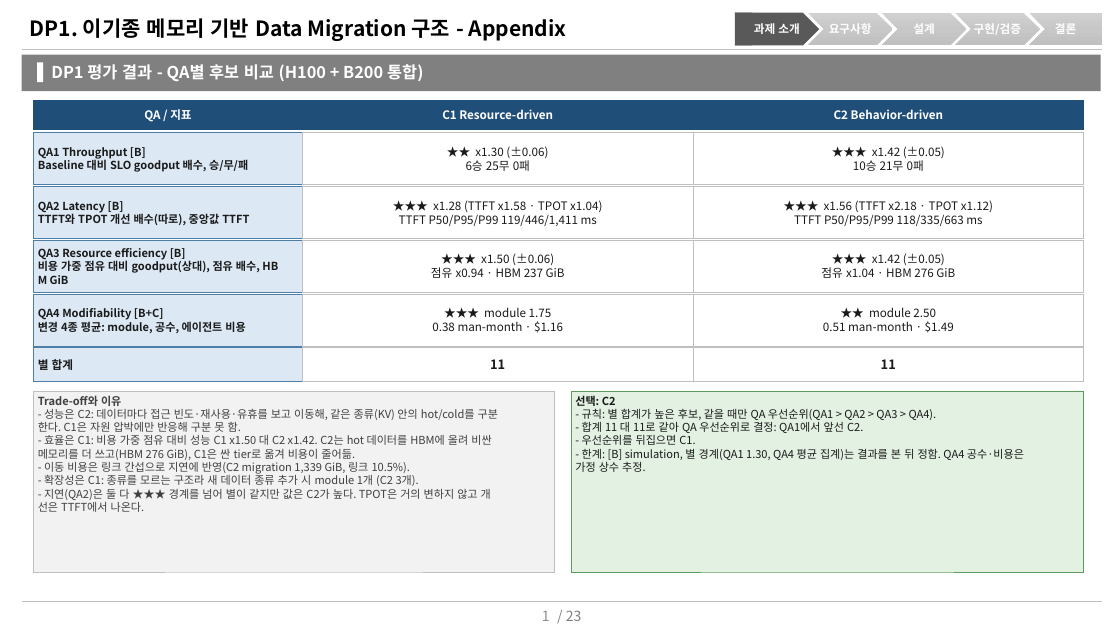
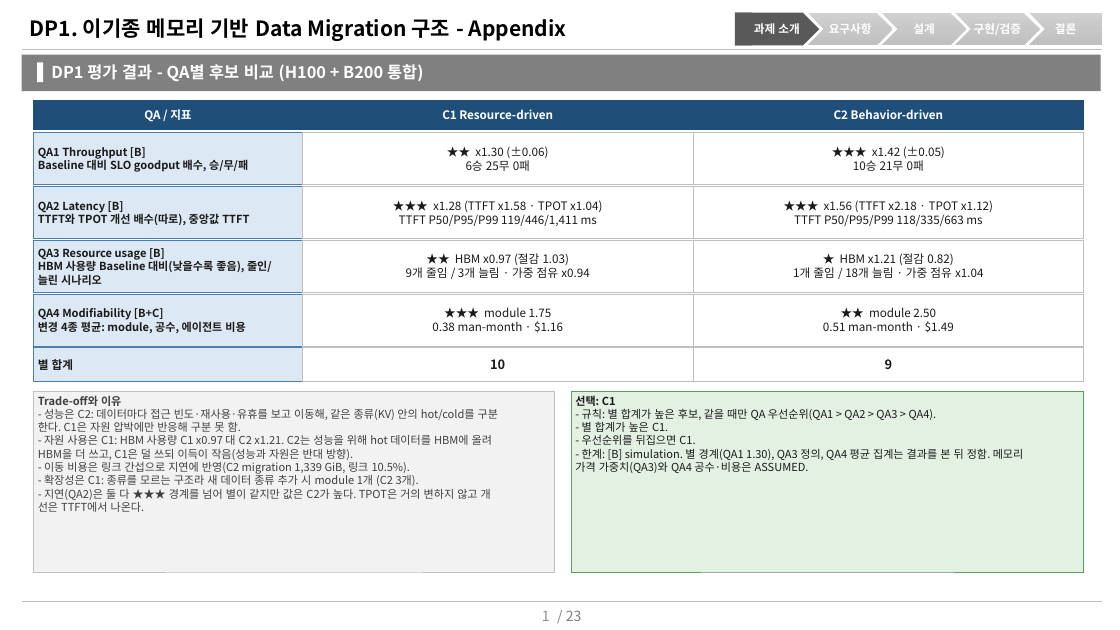
Before and after one commit to mkim0628/vllm, a slide deck: slide 1 of doc-mk/DP1/DP1-appendix-qa-result.pptx. Drawn at 1120x630 pixels with LibreOffice and Linux fonts; fonts in the diff are those of the drawing. Boxes give left, top, right and bottom in pixels: in the first picture for what was removed or moved away, otherwise in the second. Text is boxed around its words. In the diff, an @@ line names an element or a change of style, - is before the commit and + after.

```diff
--- a/doc-mk/DP1/DP1-appendix-qa-result.pptx
+++ b/doc-mk/DP1/DP1-appendix-qa-result.pptx
@@ text in rectangle at <box>38,248,272,285</box>: text changed @@
-QA3 Resource efficiency [B]
-비용 가중 점유 대비 goodput(상대), 점유 배수, HB
-M GiB
+QA3 Resource usage [B]
+HBM 사용량 Baseline 대비(낮을수록 좋음), 줄인/
+늘린 시나리오
@@ text in rectangle at <box>406,253,589,278</box>: text changed @@
-★★★ x1.50 (±0.06)
-점유 x0.94 · HBM 237 GiB
+★★ HBM x0.97 (절감 1.03)
+9개 줄임 / 3개 늘림 · 가중 점유 x0.94
@@ text in rectangle at <box>793,253,983,278</box>: text changed @@
-★★★ x1.42 (±0.05)
-점유 x1.04 · HBM 276 GiB
+★ HBM x1.21 (절감 0.82)
+1개 줄임 / 18개 늘림 · 가중 점유 x1.04
@@ text in rectangle at <box>490,359,505,369</box>: text changed @@
-11
+10
@@ text in rectangle at <box>885,359,893,369</box>: text changed @@
-11
+9
@@ text in rectangle at <box>38,435,492,460</box>: text changed @@
-- 효율은 C1: 비용 가중 점유 대비 성능 C1 x1.50 대 C2 x1.42. C2는 hot 데이터를 HBM에 올려 비싼
-메모리를 더 쓰고(HBM 276 GiB), C1은 싼 tier로 옮겨 비용이 줄어듦.
+- 자원 사용은 C1: HBM 사용량 C1 x0.97 대 C2 x1.21. C2는 성능을 위해 hot 데이터를 HBM에 올려
+HBM을 더 쓰고, C1은 덜 쓰되 이득이 작음(성능과 자원은 반대 방향).
@@ text in rectangle at <box>575,449,1024,473</box>: text changed @@
-- 한계: [B] simulation, 별 경계(QA1 1.30, QA4 평균 집계)는 결과를 본 뒤 정함. QA4 공수·비용은
-가정 상수 추정.
+- 한계: [B] simulation. 별 경계(QA1 1.30), QA3 정의, QA4 평균 집계는 결과를 본 뒤 정함. 메모리
+가격 가중치(QA3)와 QA4 공수·비용은 ASSUMED.
@@ text in rectangle at <box>582,422,668,432</box>: text changed @@
-- 합계 11 대 11로 같아 QA 우선순위로 결정: QA1에서 앞선 C2.
+- 별 합계가 높은 C1.
```
Also in this commit, not shown: 17 other files.
